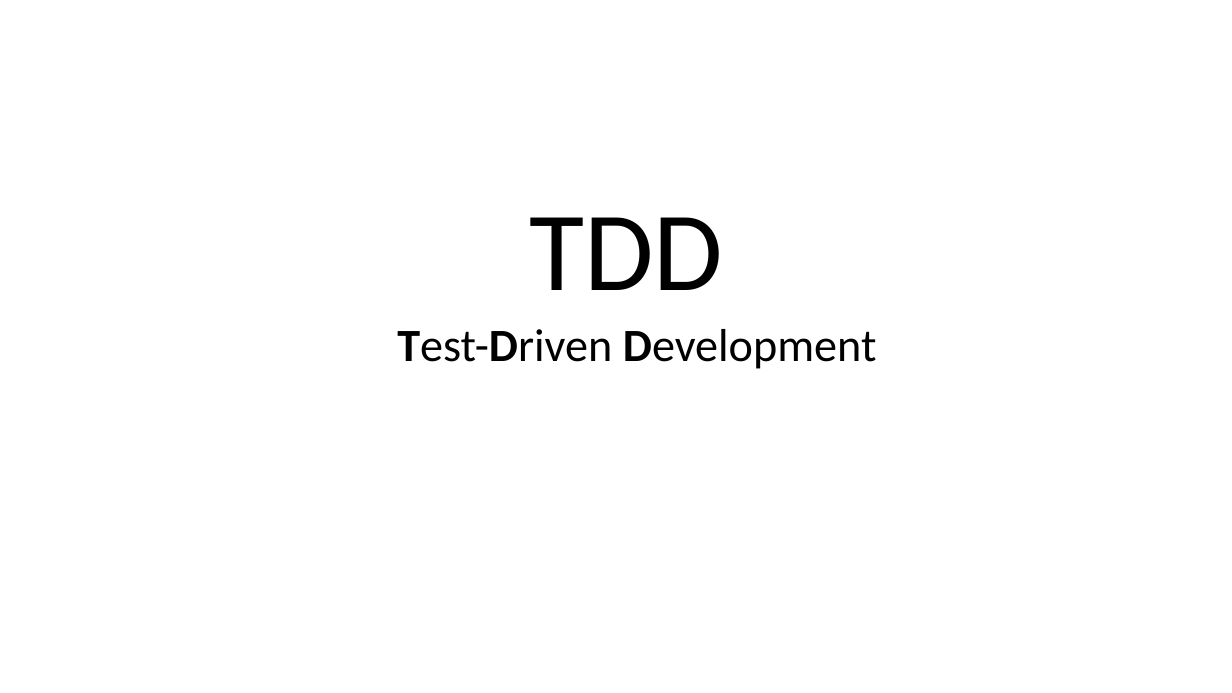
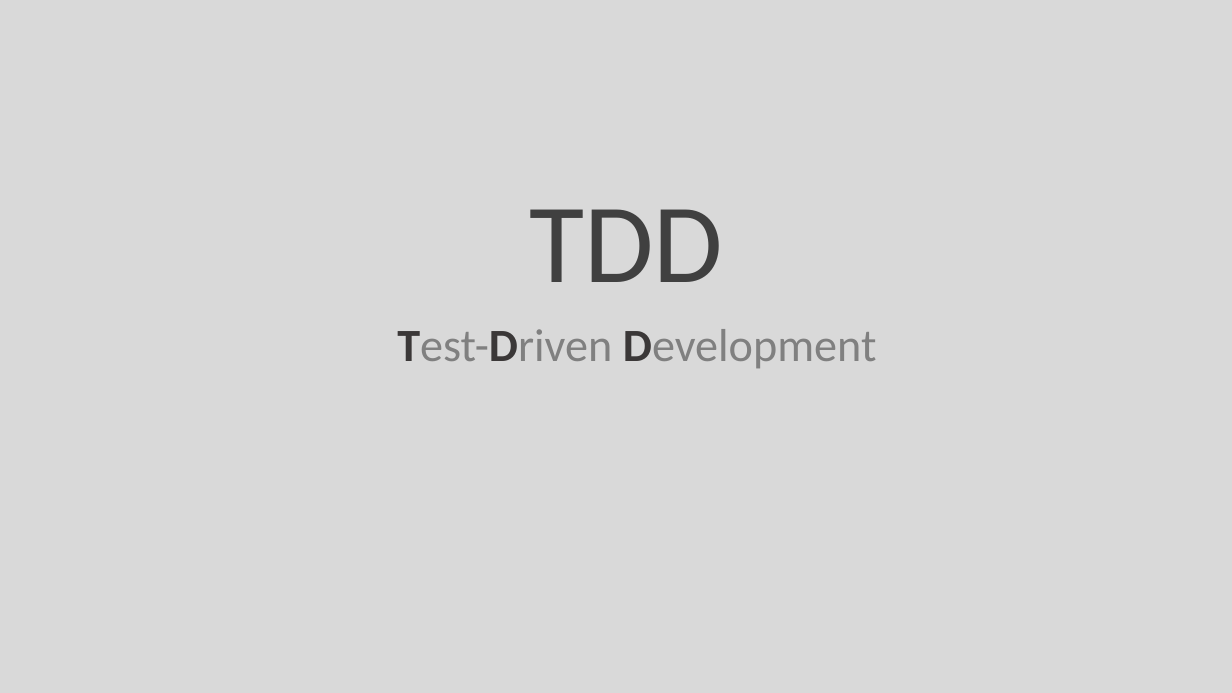
Before and after one commit to IsaVitoria/TDD, a slide deck: slide 1 of TDD.pptx. Drawn at 1232x693 pixels with LibreOffice and Linux fonts; fonts in the diff are those of the drawing. Boxes give left, top, right and bottom in pixels: in the first picture for what was removed or moved away, otherwise in the second. Text is boxed around its words. In the diff, an @@ line names an element or a change of style, - is before the commit and + after.

Commit message:
Apresentação de TDD

```diff
--- a/TDD.pptx
+++ b/TDD.pptx
@@ background #FFFFFF to #D9D9D9 @@
@@ text "TDD": place and size @@
-text "TDD" at (529,217,723,290)
+text "TDD" at (529,209,723,282)
@@ text "TDD" at (529,209,723,282): text colour #000000 to #404040 @@
@@ text "Test-Driven Development" at (397,329,877,368): text colour #000000 to #3B3838, text colour #000000 to #808080 in "Test-Driven Development" @@
```
Also in this commit, not shown: 4 slides added, 5 slides removed.
